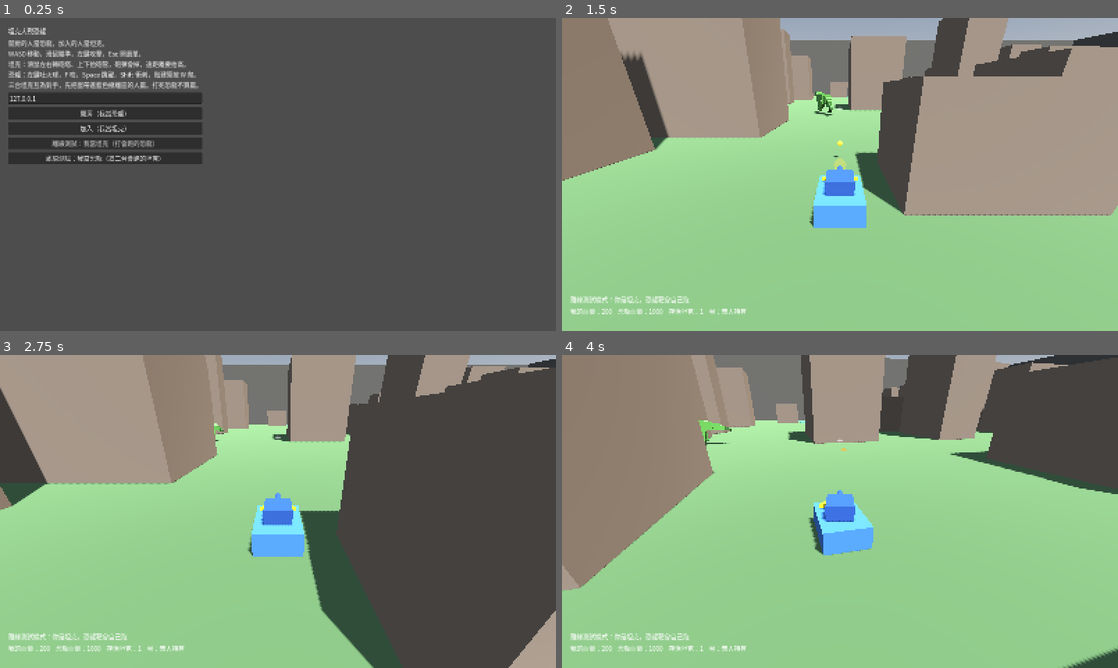
Above: before the commit, frames 1-4 (two rows, left to right).
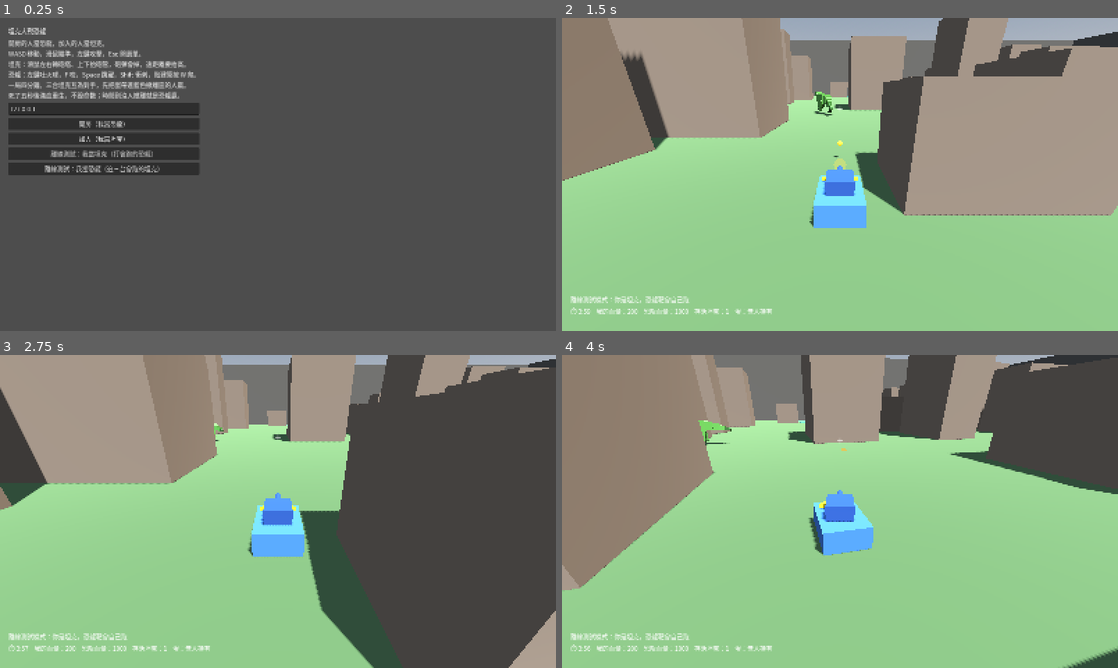
Above: after the commit, the same moments.

Repository: billxu0521/tank_war
Game: Godot game, scene res://main.tscn
Two runs of this game, one before a commit and one after it. Both use one fixed random seed, a clock stepped at 60 frames per second and the inputs below.
Inputs (mouse positions are in pixels of both pictures, inside the frame that each line leads up to):
- Up to frame 1 (0.25 s): no input
- Up to frame 2 (1.5 s): click "離線測試：我當坦克（打會跑的恐龍）" at 0.5 s; tap Enter at 1.25 s; move the mouse to (867, 174) at 1.27 s; hold W from 1.28 s (still down); hold Shift from 1.28 s (still down); click (867, 174) at 1.42 s
- Up to frame 3 (2.75 s): keep holding W; tap Space at 1.52, 2.27 s; move the mouse to (250, 511) at 2.02 s; release Shift at 2.03 s; tap F at 2.1 s
- Up to frame 4 (4 s): keep holding W; move the mouse to (851, 505) at 2.77 s; hold Shift 2.78-3.53 s; move the mouse to (834, 517) at 3.52 s; tap F at 3.6 s; click (834, 517) at 3.67 s; tap Space at 3.77 s

The runs differ from the first frame. In frame 1, 5.5% of the frame differs, in the area x 1-37%, y 20-51%; in frame 2, 0.4%; in frame 3, 0.4%; in frame 4, 0.4%.

Commit message:
一局四分鐘、無限重生、時間到恐龍贏
- 四分鐘倒數，主機每秒廣播剩餘秒數，HUD 顯示 ⏱ 3:42
- 死亡不再是勝負判定，改成排進重生佇列，五秒後滿血回場，不設命數
- 恐龍的勝利條件從「殺光坦克」換成「時間到沒人撤離」
- 重生用佇列不用 await：回大廳時整個 Main 會被 free，await 醒來會踩到
  已釋放的物件
- 重生會保留 dummy 旗標，練習模式的靶不會變成真人操控的
- HUD 顯示自己還有幾秒重生

恐龍不能撿蛋這件事程式碼本來就是這樣（_egg_step 跳過 dino group），
補一條測試釘住它——恐龍站在蛋上面連續判定十次都撿不走。

順手刪掉 _announce，改成重生機制之後就沒人用了。

測試把四條守舊規則的斷言換掉（坦克全滅不再結束回合、恐龍陣亡要排重生），
另外加了重生和恐龍撿不到蛋兩個案例。共 19 項。

Co-Authored-By: Claude Opus 5 (1M context) <noreply@anthropic.com>
Claude-Session: https://claude.ai/code/session_019SAVwhULYTqidBLb1Ej4sE

Diff:
--- a/main.gd
+++ b/main.gd
@@ -14,6 +14,8 @@
 const EXIT_RADIUS := 14.0     # 撤離區半徑
 const PICKUP_RANGE := 6.0     # 坦克靠這麼近就撿得到蛋
 const EGG_HOLD_HEIGHT := 2.2  # 蛋掛在坦克上方多高
+const MATCH_SECONDS := 240.0  # 一局四分鐘
+const RESPAWN_DELAY := 5.0    # 死亡的代價是節奏，不是失去參賽資格
 const TANK := preload("res://tank.tscn")
 const DINO := preload("res://dino.tscn")
 
@@ -30,6 +32,10 @@
 var _blocked: Array[Rect2] = []  # 建築物在 XZ 平面佔的範圍
 var _exits: Array[Vector3] = []  # 四個撤離區的中心
 var _tanks := 0
+var _offline := false
+var _time_left := 0.0
+var _clock := 0                     # 主機廣播的剩餘秒數
+var _respawn_queue: Array[Dictionary] = []
 var _over := false
 
 func _ready() -> void:
@@ -93,6 +99,9 @@
 		p.free()  # 用 free 不用 queue_free，不然馬上重開會撞到同名節點
 	_tanks = 0
 	_over = false
+	_offline = false
+	_time_left = 0.0
+	_respawn_queue.clear()
 	egg.carrier = 0
 	menu.hide()
 	crosshair.hide()
@@ -124,6 +133,7 @@
 ## 離線 debug：不連線，自己開一台坦克，配一隻會繞圈跑的恐龍當靶
 func _on_offline_pressed() -> void:
 	multiplayer.multiplayer_peer = OfflineMultiplayerPeer.new()
+	_offline = true
 	_enter_game("離線測試模式：你是坦克，恐龍靶會自己跑")
 	_add_player(TANK, 1).global_position = Vector3(-20, 1.0, 15)  # 編號 1 才操控得動
 	var target := _add_player(DINO, 2)
@@ -133,6 +143,7 @@
 ## 離線 debug：自己當恐龍，配三台會繞圈跑的坦克靶
 func _on_offline_dino_pressed() -> void:
 	multiplayer.multiplayer_peer = OfflineMultiplayerPeer.new()
+	_offline = true
 	_enter_game("離線測試模式：你是恐龍，三台坦克靶會自己跑（不會還擊）")
 	_add_player(DINO, 1).global_position = _spawn_point()  # 編號 1 才操控得動
 	for i in 3:
@@ -142,6 +153,9 @@
 
 func _enter_game(msg: String) -> void:
 	if multiplayer.is_server():
+		_time_left = MATCH_SECONDS
+		_clock = int(MATCH_SECONDS)
+		_respawn_queue.clear()
 		egg.carrier = 0
 		egg.global_position = _spawn_point(ARENA * 0.22)  # 放中央附近，不要一開始就在出口旁邊
 		egg.global_position.y = 1.2
@@ -176,23 +190,36 @@
 		if id != 1:
 			_tanks -= 1
 
-## 三台坦克是彼此的對手，所以「打死恐龍」不是勝利條件——不然理性玩法會變成
-## 先聯手弄死恐龍，跟互相競爭矛盾。蛋才是唯一的勝利條件。
+## 無限重生，不設命數。死亡的代價是節奏——等重生，而且蛋會掉在原地被別人撿走。
+## 勝負只有兩種：有人帶蛋撤離（那個人贏），或時間到（恐龍贏）。
+## 「打死恐龍」不算贏，不然三台坦克會理性地先聯手弄死恐龍，跟互相競爭矛盾。
 func _on_died(who: Node) -> void:
 	if _over:
 		return
-	if who.is_in_group(&"dino"):
-		_announce.rpc("恐龍陣亡！接下來坦克互搶，先把蛋帶進撤離區的人贏")
-	else:
+	var as_dino := who.is_in_group(&"dino")
+	if not as_dino:
 		_tanks -= 1
-		if _tanks <= 0:
-			_over = true
-			_finish.rpc("恐龍獲勝！")
-
-## 只換掉狀態列文字，不結束遊戲
-@rpc("authority", "call_local", "reliable")
-func _announce(msg: String) -> void:
-	status.text = msg
+	_respawn_queue.append({
+		"id": who.name.to_int(),
+		"dino": as_dino,
+		"dummy": bool(who.get(&"dummy")),
+		"at": Time.get_ticks_msec() + int(RESPAWN_DELAY * 1000.0),
+	})
+
+## 用佇列不用 await：回大廳時整個 Main 會被 free，await 醒來會踩到已釋放的物件。
+func _respawn_step() -> void:
+	var now := Time.get_ticks_msec()
+	for i in range(_respawn_queue.size() - 1, -1, -1):
+		var r: Dictionary = _respawn_queue[i]
+		if now < int(r["at"]):
+			continue
+		_respawn_queue.remove_at(i)
+		var id: int = r["id"]
+		if id != 1 and not _offline and not multiplayer.get_peers().has(id):
+			continue  # 人已經離線就別生了
+		var p := _add_player(DINO if r["dino"] else TANK, id)
+		p.set(&"dummy", r["dummy"])
+
 
 ## 撤離是個人獲勝，所以每台機器顯示的字不一樣
 @rpc("authority", "call_local", "reliable")
@@ -205,10 +232,23 @@
 	status.text = msg + "  （按 Esc 放開滑鼠）"
 	Input.mouse_mode = Input.MOUSE_MODE_VISIBLE
 
-func _physics_process(_delta: float) -> void:
+func _physics_process(delta: float) -> void:
 	if lobby.visible or _over or not multiplayer.is_server():
 		return
 	_egg_step()
+	_respawn_step()
+
+	_time_left -= delta
+	if int(_time_left) != _clock:
+		_clock = int(_time_left)
+		_set_clock.rpc(_clock)
+	if _time_left <= 0.0:
+		_over = true
+		_finish.rpc("時間到，沒有人把蛋帶走——恐龍獲勝！")
+
+@rpc("authority", "call_local", "reliable")
+func _set_clock(secs: int) -> void:
+	_clock = secs
 
 ## 蛋的規則：坦克靠近就撿走，持有者死掉就留在原地，帶進撤離區就贏。
 func _egg_step() -> void:
@@ -249,11 +289,24 @@
 		egg_state = "在你身上！開去藍色撤離區"
 	elif egg.carrier != 0:
 		egg_state = "被坦克 %d 拿走了" % egg.carrier
-	hud.text = "我的血量：%s    恐龍血量：%s    存活坦克：%d    蛋：%s" % [
-		me.hp if me else "陣亡",
+	var mine := "陣亡"
+	if me != null:
+		mine = str(me.hp)
+	elif _respawn_seconds_for(multiplayer.get_unique_id()) > 0:
+		mine = "重生中 %d 秒" % _respawn_seconds_for(multiplayer.get_unique_id())
+	hud.text = "⏱ %d:%02d    我的血量：%s    恐龍血量：%s    存活坦克：%d    蛋：%s" % [
+		maxi(_clock, 0) / 60, maxi(_clock, 0) % 60,
+		mine,
 		dino.hp if dino else 0,
 		players.get_child_count() - (1 if dino else 0),
 		egg_state]
+
+## 還要幾秒才重生（只有主機知道，客戶端看到的是 0）
+func _respawn_seconds_for(id: int) -> int:
+	for r: Dictionary in _respawn_queue:
+		if int(r["id"]) == id:
+			return maxi(0, int((int(r["at"]) - Time.get_ticks_msec()) / 1000) + 1)
+	return 0
 
 ## 準心畫在「砲彈會落到哪」，不是螢幕正中央——抬砲時看得出彈道往上跑。
 ## 恐龍是近戰，沒有 aim_point，就不顯示。
--- a/main.tscn
+++ b/main.tscn
@@ -94,7 +94,7 @@
 
 [node name="Hint" type="Label" parent="UI/Root/Lobby"]
 text = "開房的人當恐龍，加入的人當坦克。
-WASD 移動，滑鼠瞄準，左鍵攻擊，Esc 開選單。\n坦克：滑鼠左右轉砲塔、上下抬砲管，砲彈會掉，遠距離要抬高。\n恐龍：左鍵吐火球，F 咬，Space 跳躍，Shift 衝刺，貼建築按 W 爬。\n三台坦克互為對手，先把蛋帶進藍色撤離區的人贏。打死恐龍不算贏。"
+WASD 移動，滑鼠瞄準，左鍵攻擊，Esc 開選單。\n坦克：滑鼠左右轉砲塔、上下抬砲管，砲彈會掉，遠距離要抬高。\n恐龍：左鍵吐火球，F 咬，Space 跳躍，Shift 衝刺，貼建築按 W 爬。\n一局四分鐘。三台坦克互為對手，先把蛋帶進藍色撤離區的人贏。\n死了五秒後滿血重生，不設命數；時間到沒人撤離就是恐龍贏。"
 
 [node name="IP" type="LineEdit" parent="UI/Root/Lobby"]
 text = "127.0.0.1"
--- a/test_battle.gd
+++ b/test_battle.gd
@@ -21,7 +21,7 @@
 func _process(_delta: float) -> bool:
 	_frames += 1
 	if _frames == 1:
-		_case_dino_wins()
+		_case_timeout()
 		_case_dino_death()
 		_case_attacks()
 		_case_offline()
@@ -33,6 +33,8 @@
 		_case_trex_rig()
 		_case_stamina()
 		_case_egg()
+		_case_dino_cannot_take_egg()
+		_case_respawn()
 		_case_fireball()
 		_case_arena_walls()
 		_start_shell_case()
@@ -77,7 +79,7 @@
 		printerr("有 %d 項失敗" % _fails)
 		quit(1)
 	else:
-		print("OK：生怪、傷害、個人勝負、咬擊方向、離線兩種模式、砲管俯仰、油門手感、回大廳重開、建築擋視線、圍牆擋出界、暴龍骨架與尾巴慣性、砲彈命中、恐龍跳躍、移動靶、體力規則、蛋與撤離、火球都正常")
+		print("OK：生怪、傷害、時間到判勝、重生、咬擊方向、離線兩種模式、砲管俯仰、油門手感、回大廳重開、建築擋視線、圍牆擋出界、暴龍骨架與尾巴慣性、砲彈命中、恐龍跳躍、移動靶、體力規則、蛋與撤離、恐龍撿不到蛋、火球都正常")
 	return true
 
 # --- 共用 ---
@@ -108,21 +110,24 @@
 
 # --- 案例 ---
 
-func _case_dino_wins() -> void:
+func _case_timeout() -> void:
 	var m := _new_game()
 	var d: Node = m.players.get_node(^"1")
 	var t2: Node = m.players.get_node(^"2")
 	var bites := ceili(float(t2.max_hp) / d.BITE_DAMAGE)
 	_ck(bites == 6, "平衡目標：咬六口才死一台坦克（現在是 %d 口）" % bites)
 
-	for i in bites - 1:
-		t2.take_damage(d.BITE_DAMAGE)
-	_ck(t2.hp > 0 and m._tanks == 2, "還差一口不該死")
-	t2.take_damage(d.BITE_DAMAGE)
-	_ck(m._tanks == 1 and not m._over, "死一台，還有一台")
-
+	# 無限重生，所以殺光坦克不會結束回合
+	m.players.get_node(^"2").take_damage(9999)
 	m.players.get_node(^"3").take_damage(9999)
-	_ck(m._over and m.status.text.begins_with("恐龍獲勝"), "坦克全滅 -> 恐龍贏")
+	_ck(not m._over, "坦克全滅不該結束回合，他們會重生")
+	_ck(m._respawn_queue.size() == 2, "兩台都要排進重生佇列（現在 %d 筆）" % m._respawn_queue.size())
+
+	# 時間到才是恐龍的勝利條件
+	m._time_left = 0.05
+	m._physics_process(0.1)
+	_ck(m._over and m.status.text.contains("時間到"),
+		"時間到 -> 恐龍獲勝（現在是「%s」）" % m.status.text)
 	_end(m)
 
 func _case_dino_death() -> void:
@@ -133,9 +138,10 @@
 
 	for i in shells:
 		dino.take_damage(Shell.DAMAGE)
-	# 坦克互為對手，所以打死恐龍不是勝利條件，回合要繼續
+	# 坦克互為對手，所以打死恐龍不是勝利條件，回合要繼續，恐龍會重生
 	_ck(not m._over, "恐龍陣亡不該直接結束回合")
-	_ck(m.status.text.contains("恐龍陣亡"), "應該廣播恐龍陣亡（現在是「%s」）" % m.status.text)
+	_ck(m._respawn_queue.size() == 1 and bool(m._respawn_queue[0]["dino"]),
+		"恐龍要排進重生佇列——牠不重生的話後半場變成無人阻擋的賽跑")
 	_ck(m._tanks == 2, "坦克數不受影響")
 	_end(m)
 
@@ -172,7 +178,6 @@
 	_ck(target.dummy and not tank.dummy, "恐龍是會自己跑的靶，坦克不是")
 	target.take_damage(9999)
 	_ck(not m._over, "打爆靶子不會直接贏，要帶蛋撤離才算")
-	_ck(m.status.text.contains("恐龍陣亡"), "應該廣播恐龍陣亡")
 	_end(m)
 
 ## 離線當恐龍：自己控恐龍，三台坦克靶會自己跑
@@ -191,7 +196,8 @@
 
 	for i in 3:
 		m.players.get_node(str(2 + i)).take_damage(9999)
-	_ck(m._over and m.status.text.begins_with("恐龍獲勝"), "打爆三台靶 -> 恐龍贏")
+	_ck(not m._over, "打爆三台靶也不會結束，他們會重生")
+	_ck(m._respawn_queue.size() == 3, "三台都要排進重生佇列")
 	_end(m)
 
 ## 砲管上下角度要夾在俯 8 度 ~ 仰 20 度之間，而且不能瞬間跟上滑鼠
@@ -406,6 +412,44 @@
 		"獲勝訊息要指名是哪一台坦克（現在是「%s」）" % m.status.text)
 	_end(m)
 
+## 重生：排隊、時間到才回場、靶的身分要保留
+func _case_respawn() -> void:
+	var m := _new_offline_game()
+	var target: Node = m.players.get_node(^"2")
+	_ck(target.dummy, "靶一開始就是 dummy")
+
+	target.take_damage(9999)
+	_ck(m._respawn_queue.size() == 1, "死掉要排進重生佇列")
+	var r: Dictionary = m._respawn_queue[0]
+	_ck(int(r["id"]) == 2 and bool(r["dummy"]), "佇列要記住編號和靶的身分")
+
+	m._respawn_step()
+	_ck(m._respawn_queue.size() == 1, "還沒到時間不該重生")
+
+	target.free()   # 模擬五秒後，屍體已經清掉
+	m._respawn_queue[0]["at"] = Time.get_ticks_msec() - 1
+	m._respawn_step()
+	var back: Node = m.players.get_node_or_null(^"2")
+	_ck(back != null, "時間到要生回來")
+	if back != null:
+		_ck(back.hp == back.max_hp, "重生要滿血")
+		_ck(back.dummy, "重生後靶還是靶，不會變成真人操控的")
+	_end(m)
+
+## 恐龍不能撿蛋
+func _case_dino_cannot_take_egg() -> void:
+	var m := _new_game()
+	var d: Node3D = m.players.get_node(^"1")
+	m.players.get_node(^"2").global_position = Vector3(0, 800, 0)
+	m.players.get_node(^"3").global_position = Vector3(0, 800, 40)
+	d.global_position = Vector3(0, 1, 0)
+	m.egg.global_position = Vector3(1, 1, 0)   # 直接貼在恐龍身上
+	m.egg.carrier = 0
+	for i in 10:
+		m._egg_step()
+	_ck(m.egg.carrier == 0, "恐龍站在蛋上面也不能撿（carrier=%d）" % m.egg.carrier)
+	_end(m)
+
 ## 恐龍的火球：吃體力、有冷卻、真的會生出一顆
 func _case_fireball() -> void:
 	var m := _new_game()
Not shown, changed: 說明.txt
Not shown, changed: README.md
